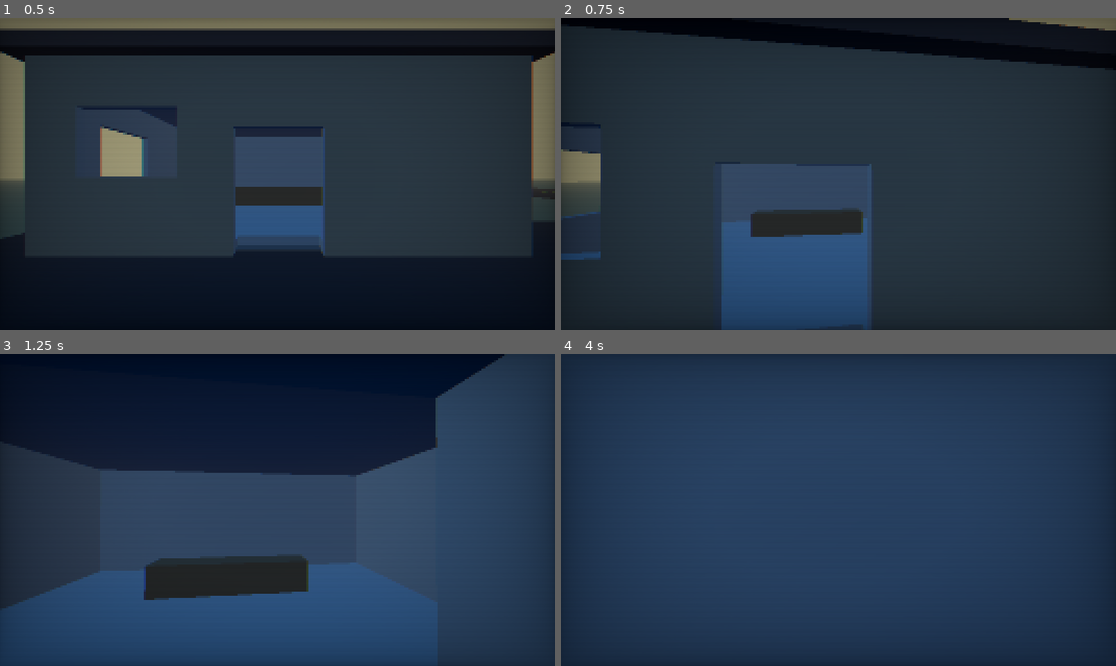
Above: before the commit, frames 1-4 (two rows, left to right).
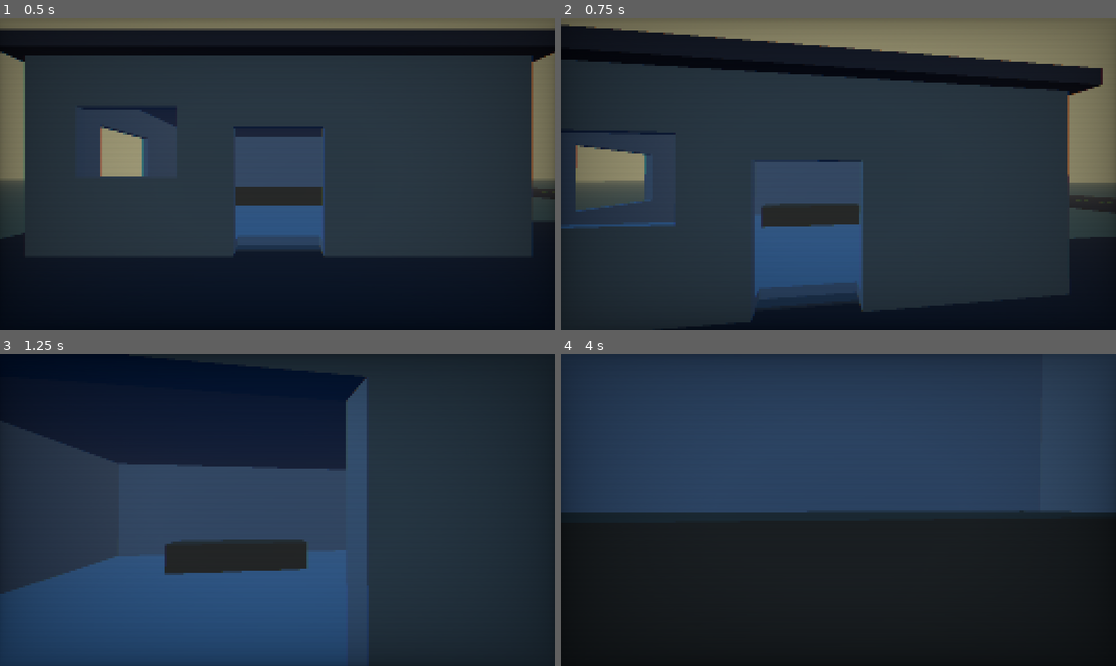
Above: after the commit, the same moments.

Repository: NorthSideXD/Apocalyptic-Inconvenience
Game: Godot game, scene res://scenes/game.tscn
Two runs of this game, one before a commit and one after it. Both use one fixed random seed, a clock stepped at 60 frames per second and the inputs below.
Inputs (mouse positions are in pixels of both pictures, inside the frame that each line leads up to):
- Up to frame 1 (0.5 s): no input
- Up to frame 2 (0.75 s): tap Enter (ui_accept) at 0.5 s; move the mouse to (866, 174) at 0.52 s; hold W (move_forward) from 0.53 s (still down); hold Shift (sprint) from 0.53 s (still down)
- Up to frame 3 (1.25 s): keep holding W (move_forward); keep holding Shift (sprint); tap Enter (ui_accept) at 0.77, 1.07 s; tap Ctrl (crouch, bound only after the commit) at 0.8 s
- Up to frame 4 (4 s): keep holding W (move_forward); move the mouse to (810, 510) at 1.27 s; release Shift (sprint) at 1.28 s; tap Ctrl (crouch, bound only after the commit) at 1.35, 3.05 s; tap Enter (ui_accept) at 1.52, 1.55, 1.82, 2.1, 3.02, 3.32, 3.77, 3.8 s; move the mouse to (849, 503) at 2.02 s; hold Shift (sprint) 2.03-2.78 s; move the mouse to (832, 516) at 2.77 s; tap Shift (sprint) at 2.85 s; move the mouse to (877, 513) at 3.52 s; hold Ctrl (crouch, bound only after the commit) from 3.53 s (still down)

Frame 1 is identical in both runs. In frame 2, 27% of the frame differs, in the area x 0-100%, y 0-100%; in frame 3, 40%; in frame 4, 49%, in the area x 0-100%, y 50-100%.

Commit message:
Better movement

Diff:
--- a/apocalyptic-inconvenience/project.godot
+++ b/apocalyptic-inconvenience/project.godot
@@ -46,3 +46,8 @@
 "events": [Object(InputEventKey,"resource_local_to_scene":false,"resource_name":"","device":-1,"window_id":0,"alt_press …(195 unchanged characters)…
 ]
 }
+crouch={
+"deadzone": 0.5,
+"events": [Object(InputEventKey,"resource_local_to_scene":false,"resource_name":"","device":-1,"window_id":0,"alt_pressed":false,"shift_pressed":false,"ctrl_pressed":false,"meta_pressed":false,"pressed":false,"keycode":0,"physical_keycode":4194326,"key_label":0,"unicode":0,"location":0,"echo":false,"script":null)
+]
+}
--- a/apocalyptic-inconvenience/scenes/player.tscn
+++ b/apocalyptic-inconvenience/scenes/player.tscn
@@ -29,3 +29,13 @@
 transform = Transform3D(1, 0, 0, 0, 1, 0, 0, 0, 1, 0, 1.6, 0)
 
 [node name="Camera3D" type="Camera3D" parent="Head"]
+
+[node name="StepAheadRay" type="RayCast3D" parent="."]
+transform = Transform3D(1, 0, 0, 0, 1, 0, 0, 0, 1, 0, 0.15, 0)
+target_position = Vector3(0, 0, -0.6)
+enabled = true
+
+[node name="StepHeightRay" type="RayCast3D" parent="."]
+transform = Transform3D(1, 0, 0, 0, 1, 0, 0, 0, 1, 0, 0.55, 0)
+target_position = Vector3(0, -0.5, 0)
+enabled = true
--- a/apocalyptic-inconvenience/scripts/player.gd
+++ b/apocalyptic-inconvenience/scripts/player.gd
@@ -1,17 +1,36 @@
 extends CharacterBody3D
 
-@export var move_speed := 5.0
-@export var sprint_speed := 8.0
-@export var jump_velocity := 4.5
+@export var move_speed := 4.0
+@export var sprint_speed := 5.8
+@export var crouch_speed := 2.0
+@export var acceleration := 8.0
+@export var deceleration := 10.0
+@export var jump_velocity := 4.0
 @export var mouse_sensitivity := 0.002
 
+@export var stand_height := 1.8
+@export var crouch_height := 1.0
+@export var crouch_transition_speed := 8.0
+
+@export var step_height := 0.45
+
 var gravity: float = ProjectSettings.get_setting("physics/3d/default_gravity")
+var is_crouching := false
+var head_bob_time := 0.0
 
-@onready var camera: Camera3D = $Camera3D
 @onready var head: Node3D = $Head
+@onready var collision: CollisionShape3D = $CollisionShape3D
+@onready var mesh: MeshInstance3D = $MeshInstance3D
+@onready var step_ahead_ray: RayCast3D = $StepAheadRay
+@onready var step_height_ray: RayCast3D = $StepHeightRay
+
+var _stand_head_y: float
+var _crouch_head_y: float
 
 func _ready() -> void:
 	Input.mouse_mode = Input.MOUSE_MODE_CAPTURED
+	_stand_head_y = 1.6
+	_crouch_head_y = 0.8
 
 func _unhandled_input(event: InputEvent) -> void:
 	if event is InputEventMouseMotion and Input.mouse_mode == Input.MOUSE_MODE_CAPTURED:
@@ -26,21 +45,96 @@
 			Input.mouse_mode = Input.MOUSE_MODE_CAPTURED
 
 func _physics_process(delta: float) -> void:
+	# Gravity
 	if not is_on_floor():
 		velocity.y -= gravity * delta
 
-	if Input.is_action_just_pressed("ui_accept") and is_on_floor():
+	# Jump
+	if Input.is_action_just_pressed("ui_accept") and is_on_floor() and not is_crouching:
 		velocity.y = jump_velocity
 
-	var speed := sprint_speed if Input.is_action_pressed("sprint") else move_speed
+	# Crouch
+	var wants_crouch := Input.is_action_pressed("crouch")
+	if wants_crouch:
+		is_crouching = true
+	elif is_crouching:
+		# Only uncrouch if there's room above
+		is_crouching = false
+
+	_update_crouch(delta)
+
+	# Movement
+	var target_speed: float
+	if is_crouching:
+		target_speed = crouch_speed
+	elif Input.is_action_pressed("sprint"):
+		target_speed = sprint_speed
+	else:
+		target_speed = move_speed
+
 	var input_dir := Input.get_vector("move_left", "move_right", "move_forward", "move_backward")
 	var direction := (transform.basis * Vector3(input_dir.x, 0, input_dir.y)).normalized()
 
+	var horizontal_vel := Vector3(velocity.x, 0, velocity.z)
+	var target_vel := direction * target_speed
+
 	if direction:
-		velocity.x = direction.x * speed
-		velocity.z = direction.z * speed
+		horizontal_vel = horizontal_vel.lerp(target_vel, acceleration * delta)
 	else:
-		velocity.x = move_toward(velocity.x, 0, speed)
-		velocity.z = move_toward(velocity.z, 0, speed)
+		horizontal_vel = horizontal_vel.lerp(Vector3.ZERO, deceleration * delta)
+
+	velocity.x = horizontal_vel.x
+	velocity.z = horizontal_vel.z
+
+	# Head bob while moving on ground
+	if is_on_floor() and direction:
+		var bob_speed := 10.0 if not is_crouching else 6.0
+		head_bob_time += delta * bob_speed
+		var bob_amount := 0.03 if not Input.is_action_pressed("sprint") else 0.04
+		head.position.y = lerpf(head.position.y, _get_target_head_y() + sin(head_bob_time) * bob_amount, 10.0 * delta)
+	else:
+		head_bob_time = 0.0
+		head.position.y = lerpf(head.position.y, _get_target_head_y(), 10.0 * delta)
+
+	# Step-up: try to climb small ledges automatically
+	if is_on_floor() and direction:
+		_try_step_up(delta)
 
 	move_and_slide()
+
+func _update_crouch(delta: float) -> void:
+	var target_height := crouch_height if is_crouching else stand_height
+	var shape := collision.shape as CapsuleShape3D
+
+	shape.height = lerpf(shape.height, target_height, crouch_transition_speed * delta)
+	(mesh.mesh as CapsuleMesh).height = shape.height
+
+	var half_h := shape.height / 2.0
+	collision.position.y = half_h
+	mesh.position.y = half_h
+
+func _get_target_head_y() -> float:
+	return _crouch_head_y if is_crouching else _stand_head_y
+
+func _try_step_up(_delta: float) -> void:
+	var move_dir := Vector3(velocity.x, 0, velocity.z).normalized()
+	if move_dir.length() < 0.1:
+		return
+
+	# Point the ahead ray in the movement direction at ankle height
+	step_ahead_ray.target_position = move_dir * 0.6
+	step_ahead_ray.force_raycast_update()
+
+	if not step_ahead_ray.is_colliding():
+		return
+
+	# Something is in front at ankle level, check if the top of it is within step height
+	step_height_ray.global_position = global_position + move_dir * 0.6 + Vector3(0, step_height + 0.1, 0)
+	step_height_ray.force_raycast_update()
+
+	if step_height_ray.is_colliding():
+		# There's still a wall above step height, can't step up
+		return
+
+	# Clear above the step, nudge the player up
+	global_position.y += step_height
Not shown, changed: .DS_Store
Not shown, changed: apocalyptic-inconvenience/.DS_Store
